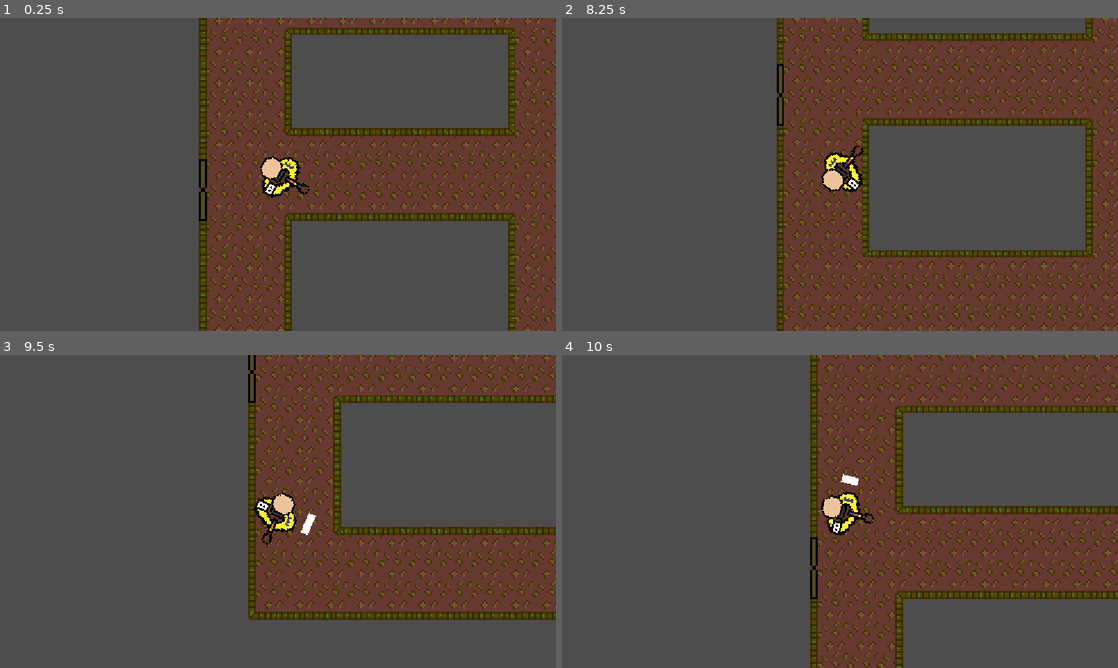
Above: before the commit, frames 1-4 (two rows, left to right).
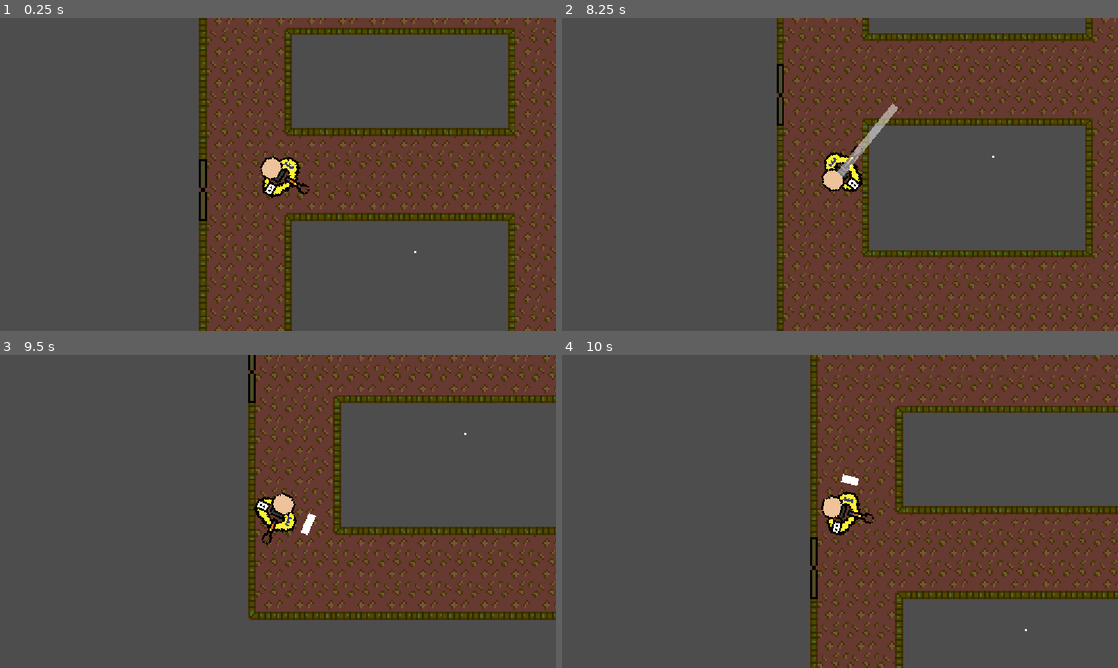
Above: after the commit, the same moments.

Repository: C6-H/BouncyBulletBounce
Game: Godot game, scene res://Scenes/Rooms/hallways.tscn
The game is run twice, just before and just after one commit, with the same random seed, the same clock (stepped at 60 frames per second) and the same inputs. This scene is started directly instead of the project's main scene.
Inputs (mouse positions are in pixels of both pictures, inside the frame that each line leads up to):
- Up to frame 1 (0.25 s): no input
- Up to frame 2 (8.25 s): tap Enter at 0.5, 7.25 s; move the mouse to (962, 158) at 0.52 s; press the mouse at (962, 158) at 0.53 s; hold D (Right) 0.53-1.28 s; move the mouse to (728, 190) at 1.27 s; release the mouse at (728, 190) at 1.28 s; hold S (Down) 1.28-2.03 s; click (728, 190) at 1.35 s; move the mouse to (895, 105) at 2.02 s; press the mouse at (895, 105) at 2.03 s; hold D (Right) 2.03-2.78 s; move the mouse to (812, 237) at 2.77 s; release the mouse at (812, 237) at 2.78 s; hold W (Up) 2.78-3.53 s; click (812, 237) at 2.85 s; move the mouse to (1006, 221) at 3.52 s; press the mouse at (1006, 221) at 3.53 s; hold A (Left) 3.53-5.03 s; move the mouse to (673, 127) at 4.27 s; release the mouse at (673, 127) at 4.28 s; click (673, 127) at 4.35 s; move the mouse to (867, 174) at 5.02 s; press the mouse at (867, 174) at 5.03 s; hold S (Down) 5.03-5.78 s; move the mouse to (756, 96) at 5.77 s; release the mouse at (756, 96) at 5.78 s; hold D (Right) 5.78-6.53 s; click (756, 96) at 5.85 s; tap Space at 6.5, 8 s; move the mouse to (962, 158) at 6.52 s; press the mouse at (962, 158) at 6.53 s; hold W (Up) 6.53-7.28 s; move the mouse to (728, 190) at 7.27 s; release the mouse at (728, 190) at 7.28 s; hold D (Right) 7.28-8.03 s; click (728, 190) at 7.35 s; move the mouse to (895, 105) at 8.02 s; press the mouse at (895, 105) at 8.03 s; hold S (Down) from 8.03 s (still down)
- Up to frame 3 (9.5 s): move the mouse to (250, 574) at 8.77 s; release S (Down) at 8.78 s; release the mouse at (250, 574) at 8.78 s; hold A (Left) from 8.78 s (still down); click (250, 574) at 8.85 s
- Up to frame 4 (10 s): tap Enter at 9.5 s; move the mouse to (1006, 558) at 9.52 s; release A (Left) at 9.53 s; press the mouse at (1006, 558) at 9.53 s; hold W (Up) from 9.53 s (still down)

The runs differ from the first frame. In frame 1, less than 0.1% of the frame differs, in the area x 74-75%, y 74-76%; in frame 2, 0.4%, in the area x 49-78%, y 27-51%; in frame 3, less than 0.1%; in frame 4, less than 0.1%.
Error before the commit: Trying to assign value of type 'Nil' to a variable of type 'Vector2'. (res://Scripts/player.gd:88)

Commit message:
aim stuff

Diff:
--- a/Scenes/player.tscn
+++ b/Scenes/player.tscn
@@ -3,6 +3,7 @@
 [ext_resource type="Script" uid="uid://dwkqrcmt64agx" path="res://Scripts/player.gd" id="1_v0iea"]
 [ext_resource type="Texture2D" uid="uid://dlgs0pp8jj641" path="res://Assets/Player.png" id="2_cvnsp"]
 [ext_resource type="Shader" uid="uid://bv84qusjdb10y" path="res://Shaders/ReloadBar.gdshader" id="3_6t5aa"]
+[ext_resource type="Shader" uid="uid://d0hboyme45bxe" path="res://Shaders/player.gdshader" id="4_vgqql"]
 
 [sub_resource type="CircleShape2D" id="CircleShape2D_22vlk"]
 radius = 11.045361
@@ -13,6 +14,12 @@
 [sub_resource type="ShaderMaterial" id="ShaderMaterial_cvnsp"]
 shader = ExtResource("3_6t5aa")
 shader_parameter/height = 0.0
+
+[sub_resource type="ShaderMaterial" id="ShaderMaterial_6t5aa"]
+shader = ExtResource("4_vgqql")
+
+[sub_resource type="CanvasTexture" id="CanvasTexture_vgqql"]
+specular_color = Color(0.38431373, 0.5568628, 1, 1)
 
 [node name="Player" type="CharacterBody2D" unique_id=84064236]
 z_index = 1
@@ -53,4 +60,12 @@
 offset_bottom = 5.0
 
 [node name="aim" type="Line2D" parent="." unique_id=734032842]
-width = 2.0
+material = SubResource("ShaderMaterial_6t5aa")
+width = 4.0
+
+[node name="RayCast2D" type="RayCast2D" parent="." unique_id=2078952483]
+
+[node name="GPUParticles2D" type="GPUParticles2D" parent="." unique_id=956336644]
+position = Vector2(0, 16)
+amount = 100
+texture = SubResource("CanvasTexture_vgqql")
--- a/Scripts/chicken.gd
+++ b/Scripts/chicken.gd
@@ -38,7 +38,6 @@
 func _process(_delta: float) -> void:
 	look_at(player.position)
 	sight_check()
-	print(attitude)
 	if seen:
 		if attitude == 1:
 			walk()
--- a/Scripts/player.gd
+++ b/Scripts/player.gd
@@ -3,6 +3,7 @@
 @onready var gun: Marker2D = $Gun
 @onready var reload_bar: ColorRect = $ReloadBar
 @onready var aim: Line2D = $aim
+@onready var ray: RayCast2D = $RayCast2D
 
 
 const SPEED = 13500.0
@@ -35,6 +36,7 @@
 		charging = true
 		aimF()
 
+
 	if charging == true:
 		if elapsed_time < 5.0:
 			elapsed_time += delta
@@ -44,9 +46,8 @@
 
 
 	if Input.is_action_just_released("Shoot") and reload_timer.is_stopped():
-		print(elapsed_time)
-		print(bullet_speed)
 		shoot()
+		aim.points = [Vector2(0, 0)]
 
 	if Input.is_action_just_released("Shoot") and charging:
 		charging = false
@@ -73,19 +74,9 @@
 
 func ray_cast(from: Vector2, to: Vector2):
 	var space = get_world_2d().direct_space_state
-	var ray = PhysicsRayQueryParameters2D.create(from, to)
-	var data = space.intersect_ray(ray)
+	var ray_new = PhysicsRayQueryParameters2D.create(from, to)
+	var data = space.intersect_ray(ray_new)
 	return data
 
 func aimF():
-	aim.points.clear()
-	var points = [Vector2(0, 0)]
-	var col_pos: Vector2
-	var from_point = Vector2(0, 0)
-	var to_point = Vector2(1000, 0)
-	for i in range(max_bounces):
-		var cast = ray_cast(from_point, to_point)
-		col_pos = cast.get("position")
-		var old_from = from_point
-		from_point = to_point
-		to_point = ray_cast(from_point, from_point + 1000*(to_point - old_from).bounce(cast.get("normal"))).get("position")
+	aim.points = [Vector2(0, 0), get_local_mouse_position()]
--- /dev/null
+++ b/Shaders/player.gdshader
@@ -0,0 +1,14 @@
+shader_type canvas_item;
+
+void vertex() {
+	// Called for every vertex the material is visible on.
+}
+
+void fragment() {
+	COLOR.a = 0.5;
+}
+
+//void light() {
+//	// Called for every pixel for every light affecting the CanvasItem.
+//	// Uncomment to replace the default light processing function with this one.
+//}
Not shown, added: Shaders/player.gdshader.uid
